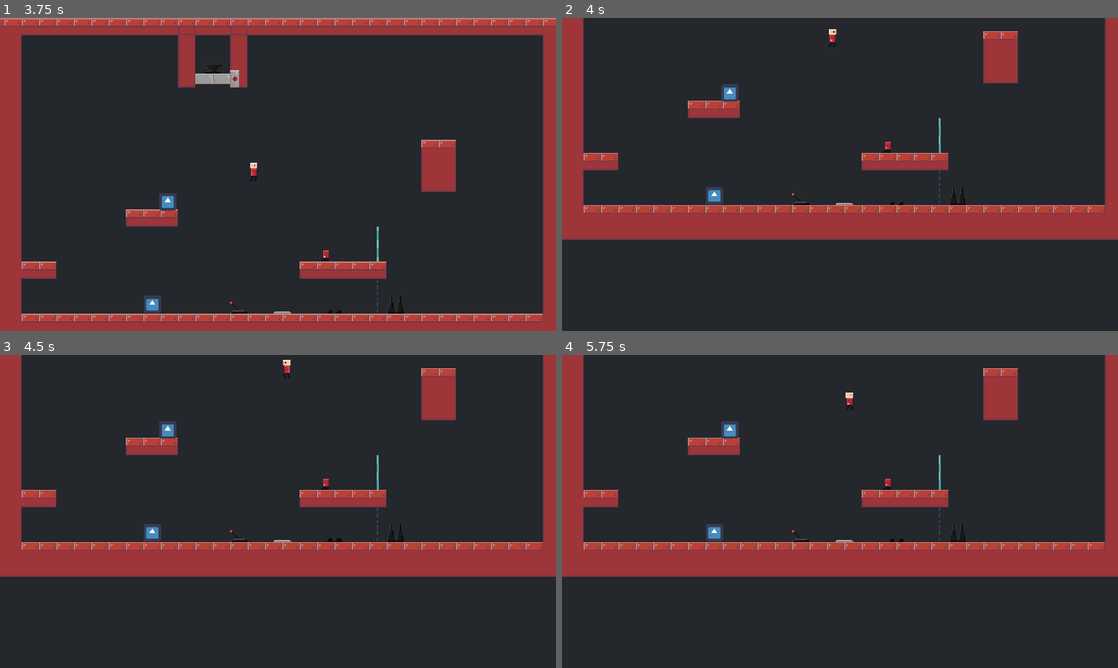
Above: before the commit, frames 1-4 (two rows, left to right).
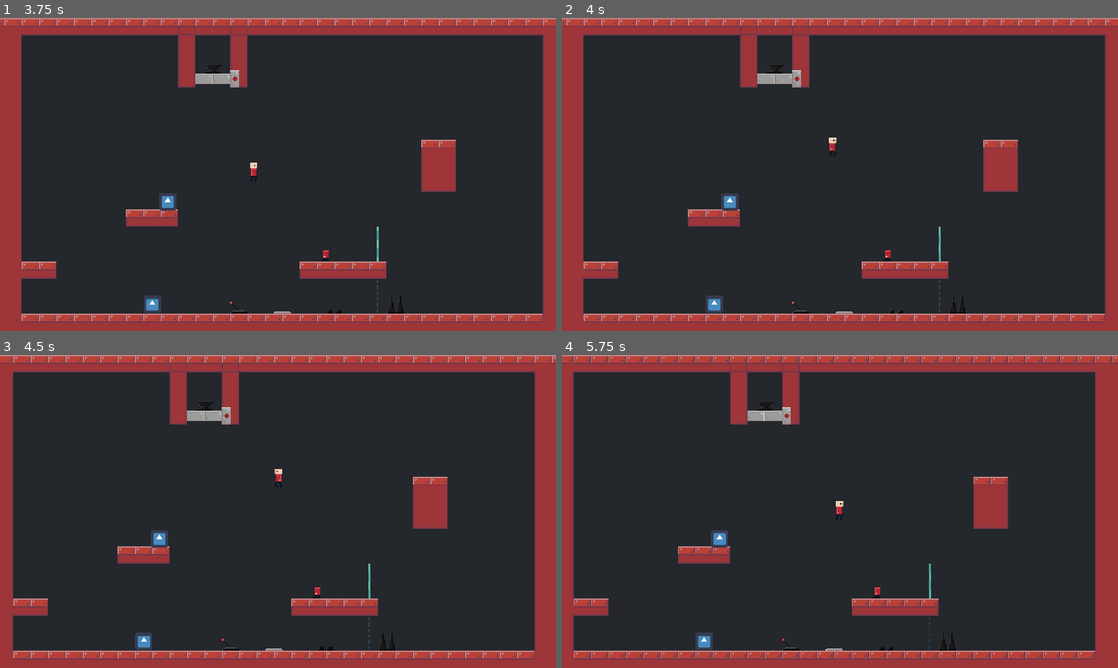
Above: after the commit, the same moments.

Repository: Lunatic-Games/kill-me-now
Game: Godot game, scene res://levels/level_test.tscn
The game is run twice, just before and just after one commit, with the same random seed, the same clock (stepped at 60 frames per second) and the same inputs. The engine's default icon, where the game draws it, is replaced by a stand-in: a white triangle on a blue panel in a dark square.
Inputs:
- Up to frame 1 (3.75 s): tap Enter at 0.5, 2 s; hold D (move_right) 0.53-2.03 s; tap E (interact) every 0.75 s from 0.6 to 3.6 s; tap Space (jump) at 0.77, 1.25, 1.52, 3.02, 3.5 s; hold A (move_left) 2.03-2.78 s; hold D (move_right) from 2.78 s (still down)
- Up to frame 2 (4 s): keep holding D (move_right); tap Space (jump) at 3.77 s
- Up to frame 3 (4.5 s): release D (move_right) at 4.28 s; hold A (move_left) from 4.28 s (still down); tap E (interact) at 4.35 s
- Up to frame 4 (5.75 s): tap Space (jump) at 4.52 s; release A (move_left) at 5.03 s; hold D (move_right) from 5.03 s (still down); tap E (interact) at 5.1 s

Frame 1 is identical in both runs. In frame 2, 30% of the frame differs, in the area x 0-100%, y 0-100%; in frame 3, 32%; in frame 4, 32%.

Commit message:
Level changing

Diff:
--- a/body/body.gd
+++ b/body/body.gd
@@ -1,5 +1,7 @@
 extends KinematicBody2D
 
+
+signal soul_died
 
 const SPEED_ACCELERATION = 25
 const SPEED_MAX = 150
@@ -10,6 +12,7 @@
 const JUMP_SPEED = 250
 
 var jumps_used = 0
+var dead = false
 var velocity = Vector2(0, 0)
 
 
@@ -62,9 +65,22 @@
 
 
 func release_soul():
-	if !has_node("Soul"):
+	if !has_node("Soul") or dead:
 		return
 	call_deferred("remove_soul_child")
+
+
+func kill():
+	if has_node("Soul"):
+		emit_signal("soul_died")
+	dead = true
+	var particles = $Particles2D
+	var pos = particles.global_position
+	remove_child(particles)
+	get_parent().add_child(particles)
+	particles.global_position = pos
+	particles.emitting = true
+	queue_free()
 
 
 func remove_soul_child():
--- a/body/body.tscn
+++ b/body/body.tscn
@@ -1,5 +1,6 @@
-[gd_scene load_steps=11 format=2]
+[gd_scene load_steps=13 format=2]
 
+[ext_resource path="res://body/blood.png" type="Texture" id=1]
 [ext_resource path="res://body/body.gd" type="Script" id=2]
 [ext_resource path="res://body/body.png" type="Texture" id=3]
 
@@ -28,8 +29,7 @@
 "values": [ Rect2( 0, 0, 48, 48 ), Rect2( 48, 0, 48, 48 ) ]
 }
 
-[sub_resource type="Animation" id=4]
-resource_name = "falling"
+[sub_resource type="Animation" id=5]
 length = 0.1
 tracks/0/type = "value"
 tracks/0/path = NodePath("BodySprite:region_rect")
@@ -44,8 +44,7 @@
 "values": [ Rect2( 96, 0, 48, 48 ) ]
 }
 
-[sub_resource type="Animation" id=5]
-resource_name = "idle"
+[sub_resource type="Animation" id=6]
 loop = true
 tracks/0/type = "value"
 tracks/0/path = NodePath("BodySprite:region_rect")
@@ -60,8 +59,7 @@
 "values": [ Rect2( 0, 0, 48, 48 ) ]
 }
 
-[sub_resource type="Animation" id=6]
-resource_name = "moving"
+[sub_resource type="Animation" id=7]
 length = 0.8
 loop = true
 step = 0.05
@@ -80,6 +78,14 @@
 
 [sub_resource type="RectangleShape2D" id=8]
 extents = Vector2( 5, 2 )
+
+[sub_resource type="ParticlesMaterial" id=9]
+flag_disable_z = true
+spread = 180.0
+gravity = Vector3( 0, 98, 0 )
+initial_velocity = 170.0
+orbit_velocity = 0.0
+orbit_velocity_random = 0.0
 
 [node name="Body" type="KinematicBody2D" groups=[
 "body",
@@ -118,15 +124,24 @@
 shape = SubResource( 3 )
 
 [node name="AnimationPlayer" type="AnimationPlayer" parent="."]
-anims/die = SubResource( 7 )
-anims/falling = SubResource( 4 )
-anims/idle = SubResource( 5 )
-anims/moving = SubResource( 6 )
+anims/die = SubResource( 4 )
+anims/falling = SubResource( 5 )
+anims/idle = SubResource( 6 )
+anims/moving = SubResource( 7 )
 
 [node name="Feet" type="Area2D" parent="."]
 
 [node name="CollisionShape2D" type="CollisionShape2D" parent="Feet"]
 position = Vector2( -1, 22 )
 shape = SubResource( 8 )
+
+[node name="Particles2D" type="Particles2D" parent="."]
+position = Vector2( -1, 10 )
+emitting = false
+amount = 24
+lifetime = 0.25
+one_shot = true
+process_material = SubResource( 9 )
+texture = ExtResource( 1 )
 [connection signal="area_entered" from="InteractArea" to="." method="_on_InteractArea_area_entered"]
 [connection signal="area_exited" from="InteractArea" to="." method="_on_InteractArea_area_exited"]
--- a/contraptions/anvil/anvil.gd
+++ b/contraptions/anvil/anvil.gd
@@ -16,4 +16,4 @@
 		if collision.normal == Vector2(0, -1) and prev_y_vel > 10:
 			var hit = collision.collider
 			if hit.is_in_group("body"):
-				hit.release_soul()
+				hit.kill()
--- a/contraptions/electric_rail/electric_rail.gd
+++ b/contraptions/electric_rail/electric_rail.gd
@@ -23,4 +23,4 @@
 
 func _on_ElectricRail_area_entered(area):
 	if area.name == "Feet" and on:
-		area.get_parent().release_soul()
+		area.get_parent().kill()
--- a/contraptions/spikes/spikes.gd
+++ b/contraptions/spikes/spikes.gd
@@ -4,4 +4,4 @@
 
 func _on_Spikes_area_entered(area):
 	if area.name == "Feet":
-		area.get_parent().release_soul()
+		area.get_parent().kill()
--- a/levels/level.gd
+++ b/levels/level.gd
@@ -1,4 +1,19 @@
 extends Node2D
+
+
+export (PackedScene) var next_level
+
+func _ready():
+	for body in get_tree().get_nodes_in_group("body"):
+		body.connect("soul_died", self, "_on_Body_soul_died")
+
+
+func _on_Body_soul_died():
+	if !next_level:
+		print("No next level")
+		return
+	yield(get_tree().create_timer(1.0), "timeout")
+	get_tree().change_scene_to(next_level)
 
 
 func _unhandled_input(event):
--- a/levels/level_test.tscn
+++ b/levels/level_test.tscn
@@ -15,6 +15,8 @@
 [ext_resource path="res://contraptions/electric_rail/electric_rail.tscn" type="PackedScene" id=13]
 [ext_resource path="res://menus/pause_menu/pause_menu.tscn" type="PackedScene" id=14]
 [ext_resource path="res://levels/level.gd" type="Script" id=15]
+[ext_resource path="res://soul/camera.tscn" type="PackedScene" id=16]
+[ext_resource path="res://levels/train_station_1.tscn" type="PackedScene" id=17]
 
 [sub_resource type="GDScript" id=1]
 script/source = "extends \"res://contraptions/gate/gate.gd\"
@@ -43,6 +45,7 @@
 
 [node name="LevelTest" type="Node2D"]
 script = ExtResource( 15 )
+next_level = ExtResource( 17 )
 
 [node name="TileMap" type="TileMap" parent="."]
 tile_set = ExtResource( 1 )
@@ -100,7 +103,9 @@
 z_index = 1
 z_as_relative = false
 
-[node name="Soul" parent="Body" instance=ExtResource( 6 )]
+[node name="Soul" parent="Body" groups=[
+"soul",
+] instance=ExtResource( 6 )]
 position = Vector2( 0, 4 )
 z_as_relative = false
 
@@ -125,22 +130,6 @@
 [node name="CollisionShape2D" type="CollisionShape2D" parent="CameraBoundaries/Area2D4"]
 shape = SubResource( 2 )
 
-[node name="Area2D3" type="Area2D" parent="CameraBoundaries" groups=[
-"camera_boundry",
-]]
-position = Vector2( 1464, -8 )
-
-[node name="CollisionShape2D" type="CollisionShape2D" parent="CameraBoundaries/Area2D3"]
-shape = SubResource( 2 )
-
-[node name="Area2D5" type="Area2D" parent="CameraBoundaries" groups=[
-"camera_boundry",
-]]
-position = Vector2( 1536, 192 )
-
-[node name="CollisionShape2D" type="CollisionShape2D" parent="CameraBoundaries/Area2D5"]
-shape = SubResource( 2 )
-
 [node name="Area2D2" type="Area2D" parent="CameraBoundaries" groups=[
 "camera_boundry",
 ]]
@@ -152,7 +141,7 @@
 [node name="Area2D6" type="Area2D" parent="CameraBoundaries" groups=[
 "camera_boundry",
 ]]
-position = Vector2( 1040, -112 )
+position = Vector2( 1296, 288 )
 
 [node name="CollisionShape2D" type="CollisionShape2D" parent="CameraBoundaries/Area2D6"]
 shape = SubResource( 3 )
@@ -162,5 +151,8 @@
 margin_top = 280.0
 margin_right = 504.0
 margin_bottom = 280.0
+
+[node name="Camera2D" parent="." instance=ExtResource( 16 )]
+position = Vector2( 320, 312 )
 [connection signal="pulled" from="Lever" to="Gate" method="_on_Lever_pulled"]
 [connection signal="toggled" from="PressurePlate" to="Gate" method="_on_PressurePlate_toggled"]
--- a/soul/camera.gd
+++ b/soul/camera.gd
@@ -2,6 +2,10 @@
 
 
 func _physics_process(delta):
+	var soul = get_tree().get_nodes_in_group("soul")
+	if !soul:
+		return
+	global_position = soul[0].global_position
 	limit_top = -100000
 	limit_right = 100000
 	limit_bottom = 100000
--- /dev/null
+++ b/soul/camera.tscn
@@ -0,0 +1,15 @@
+[gd_scene load_steps=3 format=2]
+
+[ext_resource path="res://soul/camera.gd" type="Script" id=1]
+
+[sub_resource type="RectangleShape2D" id=7]
+extents = Vector2( 512, 288 )
+
+[node name="Camera2D" type="Camera2D"]
+current = true
+script = ExtResource( 1 )
+
+[node name="Area2D" type="Area2D" parent="."]
+
+[node name="CollisionShape2D" type="CollisionShape2D" parent="Area2D"]
+shape = SubResource( 7 )
--- a/soul/soul.tscn
+++ b/soul/soul.tscn
@@ -1,9 +1,8 @@
-[gd_scene load_steps=12 format=2]
+[gd_scene load_steps=10 format=2]
 
 [ext_resource path="res://soul/soul.png" type="Texture" id=1]
 [ext_resource path="res://soul/soul.gd" type="Script" id=2]
 [ext_resource path="res://soul/soul_particle.png" type="Texture" id=3]
-[ext_resource path="res://soul/camera.gd" type="Script" id=4]
 
 [sub_resource type="Gradient" id=1]
 colors = PoolColorArray( 0.584314, 0.768627, 0.784314, 0.666667, 1, 1, 1, 0 )
@@ -40,9 +39,6 @@
 
 [sub_resource type="RectangleShape2D" id=6]
 extents = Vector2( 8, 9 )
-
-[sub_resource type="RectangleShape2D" id=7]
-extents = Vector2( 512, 288 )
 
 [node name="Soul" type="KinematicBody2D"]
 position = Vector2( 512, 288 )
@@ -81,14 +77,5 @@
 [node name="ReattachCooldown" type="Timer" parent="."]
 wait_time = 0.1
 one_shot = true
-
-[node name="Camera2D" type="Camera2D" parent="."]
-current = true
-script = ExtResource( 4 )
-
-[node name="Area2D" type="Area2D" parent="Camera2D"]
-
-[node name="CollisionShape2D" type="CollisionShape2D" parent="Camera2D/Area2D"]
-shape = SubResource( 7 )
 [connection signal="area_entered" from="AttachmentArea" to="." method="_on_AttachmentArea_area_entered"]
 [connection signal="timeout" from="ReattachCooldown" to="." method="_on_ReattachCooldown_timeout"]
Binary file added: body/blood.png
Not shown, added: body/blood.png.import
Not shown: 1 places in body/body.tscn that only renumber resources
Not shown: 1 places in levels/level_test.tscn that only renumber resources
Not shown, added: body/blood.pyxel
